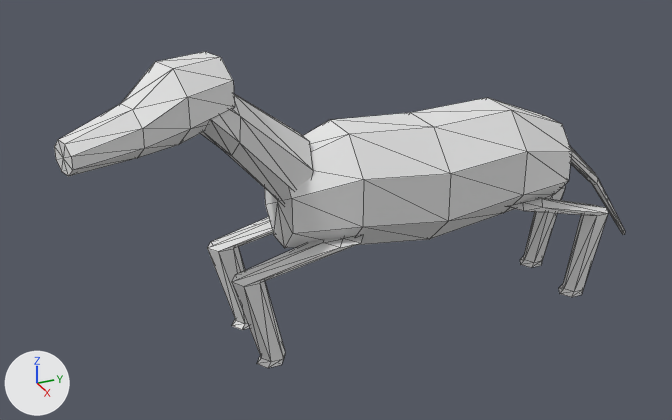
The OBJ model data/animals/cavalo/sleep/0.obj as it was, and as the next commit left it.
Camera for both pictures: a camera (50 mm lens) standing at (2.86, -1.64, 1.94) and looking at (-0.02, -0.34, 0.5). Arrows for +X, +Y and +Z are at lower left; the lights stay in place. The picture after the commit comes second. Mesh edges are drawn as thin lines. Where no turn or scale is listed for an object, it has been applied to the vertices.

In view in the first picture: 'cavalo_sleep_0'.
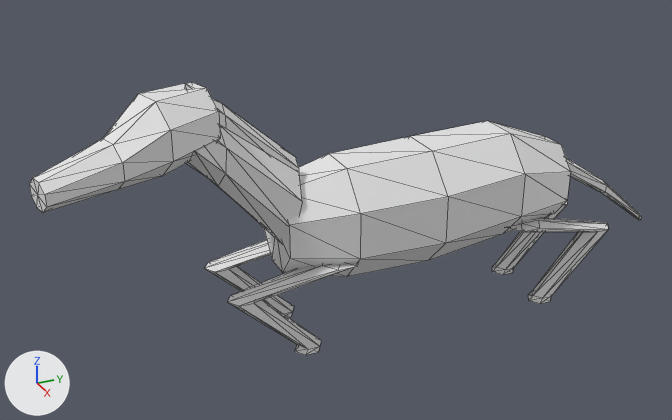
What differs and where, as boxes [x1, y1, x2, y2] in the pictures (672 x 420 px; the box of a moved part takes in the faces that stretch with it):
'cavalo_sleep_0', reshaped (7% wider, 14% shorter): before [54, 52, 625, 368]; after [30, 82, 641, 355]
part 1 of me_cavalo_sleep_0, moved or reshaped: before [200, 94, 313, 206]; after [186, 125, 302, 243]
part 2 of me_cavalo_sleep_0, moved or reshaped: before [54, 52, 235, 176]; after [30, 82, 220, 212]
part 3 of me_cavalo_sleep_0, rebuilt: before [265, 98, 572, 248]; after [264, 121, 571, 277]
part 4 of me_cavalo_sleep_0, rebuilt (31% shorter): before [232, 235, 363, 368]; after [228, 263, 358, 355]
part 5 of me_cavalo_sleep_0, rebuilt: before [207, 217, 273, 330]; after [204, 240, 294, 318]
part 6 of me_cavalo_sleep_0, rebuilt (12% shorter): before [507, 198, 608, 297]; after [506, 217, 608, 304]
part 7 of me_cavalo_sleep_0, rebuilt: before [520, 185, 565, 268]; after [492, 202, 567, 275]
part 8 of me_cavalo_sleep_0, rebuilt: before [570, 147, 625, 235]; after [566, 158, 641, 220]
part 9 of me_cavalo_sleep_0, added: after [184, 84, 299, 172]

Diff of the bpy script that builds the scene:
```diff
--- a/data/animals/cavalo/sleep/0.obj.py
+++ b/data/animals/cavalo/sleep/0.obj.py
@@ me_cavalo_sleep_0 @@
 # used by ob_cavalo_sleep_0; location = (0.0, 0.0, 0.0)
-me_cavalo_sleep_0.from_pydata(...)  # 226 vertices, 420 faces; spans x -0.22..0.24, y -1.33..0.96, z 0.0..1.15
+me_cavalo_sleep_0.from_pydata(...)  # 246 vertices, 456 faces; spans x -0.21..0.24, y -1.42..1.03, z 0.0..1.07
+# me_cavalo_sleep_0 part 1: the loose piece of 26 vertices spanning x -0.12..0.16, y -0.93..-0.47, z 0.54..1.13 is moved by (0.0, -0.05, -0.1)
+# me_cavalo_sleep_0 part 2: the loose piece of 34 vertices spanning x -0.07..0.24, y -1.33..-0.77, z 0.88..1.15 is scaled about its middle by (1.01, 1.07, 1), then moved by (0.01, -0.07, -0.1)
+# me_cavalo_sleep_0 part 3: the loose piece of 42 vertices spanning x -0.22..0.22, y -0.58..0.6, z 0.35..0.83 is rebuilt with 42 vertices and now spans x -0.21..0.21, y -0.59..0.61, z 0.26..0.73
+# me_cavalo_sleep_0 part 4: the loose piece of 26 vertices spanning x 0.08..0.2, y -0.81..-0.3, z 0.02..0.46 is rebuilt with 26 vertices and now spans x 0.08..0.19, y -0.82..-0.32, z 0.03..0.36
+# me_cavalo_sleep_0 part 5: the loose piece of 26 vertices spanning x -0.2..-0.08, y -0.81..-0.3, z 0.02..0.46 is rebuilt with 26 vertices and now spans x -0.19..-0.08, y -0.82..-0.32, z 0.03..0.36
+# me_cavalo_sleep_0 part 6: the loose piece of 26 vertices spanning x 0.08..0.21, y 0.3..0.8, z 0.0..0.46 is rebuilt with 26 vertices and now spans x 0.08..0.2, y 0.31..0.82, z 0.0..0.36
+# me_cavalo_sleep_0 part 7: the loose piece of 26 vertices spanning x -0.21..-0.08, y 0.3..0.8, z 0.0..0.46 is rebuilt with 26 vertices and now spans x -0.2..-0.08, y 0.31..0.82, z 0.0..0.36
+# me_cavalo_sleep_0 part 8: the loose piece of 20 vertices spanning x -0.03..0.1, y 0.58..0.96, z 0.18..0.71 is rebuilt with 20 vertices and now spans x -0.03..0.1, y 0.61..1.03, z 0.24..0.6
+# me_cavalo_sleep_0 part 9: a new loose piece of 20 vertices spanning x -0.03..0.08, y -0.9..-0.51, z 0.62..1.07
```
